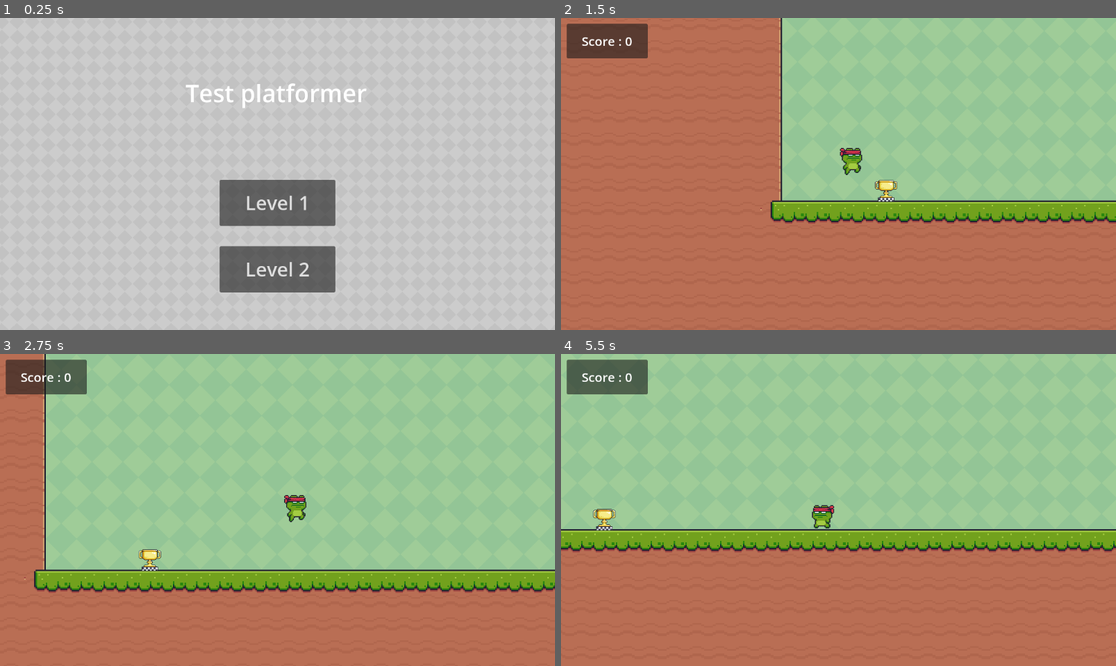
Above: before the commit, frames 1-4 (two rows, left to right).
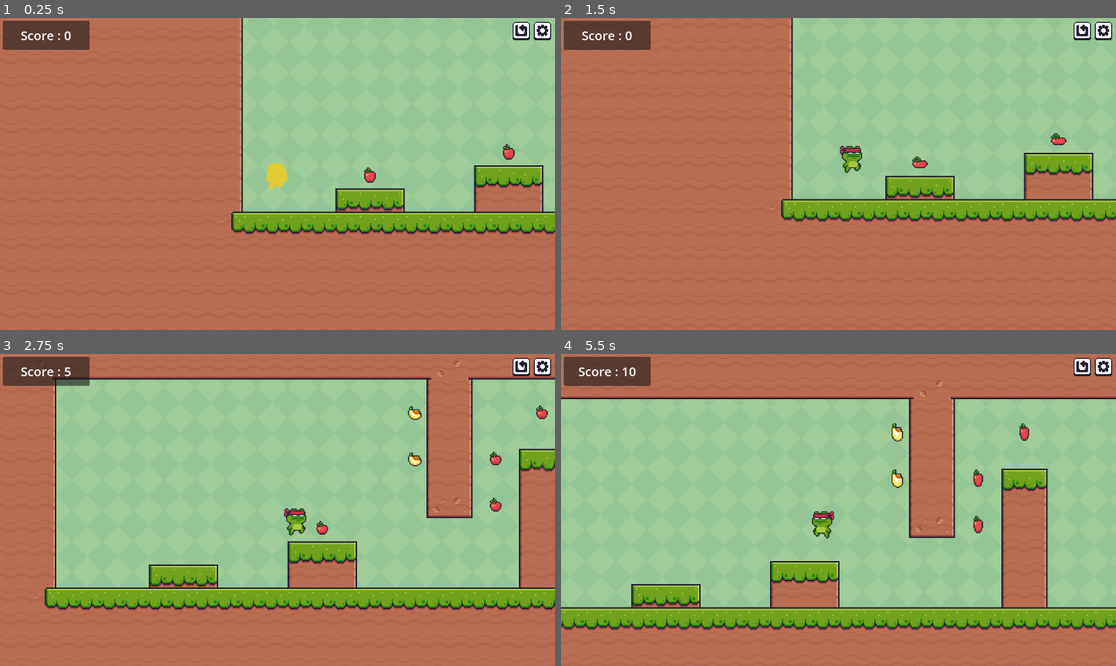
Above: after the commit, the same moments.

Repository: demarbre1u/godot-platformer
Game: Godot game, scene res://scenes/level_1.tscn
Two runs of this game, one before a commit and one after it. Both use one fixed random seed, a clock stepped at 60 frames per second and the inputs below. Before the commit the project starts from res://scenes/main_menu.tscn.
Inputs (mouse positions are in pixels of both pictures, inside the frame that each line leads up to):
- Up to frame 1 (0.25 s): no input
- Up to frame 2 (1.5 s): click (838, 270) at 0.5 s, where only the run before the commit has a clickable "Level 2"; hold D (right) from 1.28 s (still down); tap Space (up) at 1.35 s
- Up to frame 3 (2.75 s): keep holding D (right); tap Space (up) at 1.52, 1.82, 2.1, 2.27, 2.57 s
- Up to frame 4 (5.5 s): release D (right) at 2.78 s; hold A (left) 2.78-3.53 s; tap Space (up) at 2.85, 3.6, 3.77, 4.07, 4.35, 4.52, 4.82, 5.1, 5.27 s; hold D (right) 3.53-5.03 s; hold A (left) from 5.03 s (still down)

The runs differ from the first frame. In frame 1, 100% of the frame differs, in the area x 0-100%, y 0-100%; in frame 2, 8.2%; in frame 3, 30%; in frame 4, 50%.

Commit message:
Added spikes to the game

Diff:
--- a/project.godot
+++ b/project.godot
@@ -11,7 +11,7 @@
 [application]
 
 config/name="Godot Platformer"
-run/main_scene="res://scenes/main_menu.tscn"
+run/main_scene="res://scenes/level_1.tscn"
 config/features=PackedStringArray("4.2", "Forward Plus")
 config/icon="res://icon.svg"
 
--- a/scenes/components/score_component.tscn
+++ b/scenes/components/score_component.tscn
@@ -1,6 +1,6 @@
 [gd_scene load_steps=2 format=3 uid="uid://hyd5kdbgf7yc"]
 
-[ext_resource type="Script" path="res://scenes/ScoreComponent.gd" id="1_hnvfq"]
+[ext_resource type="Script" path="res://scripts/ScoreComponent.gd" id="1_7mtqx"]
 
 [node name="ScoreComponent" type="Node"]
-script = ExtResource("1_hnvfq")
+script = ExtResource("1_7mtqx")
--- a/scenes/level_1.tscn
+++ b/scenes/level_1.tscn
@@ -570,28 +570,28 @@
 [node name="Pitfalls" type="Node" parent="SceneObjects"]
 
 [node name="Pitfall" parent="SceneObjects/Pitfalls" instance=ExtResource("8_esvq7")]
-position = Vector2(2376, 792)
+position = Vector2(2376, 840)
 
 [node name="Pitfall2" parent="SceneObjects/Pitfalls" instance=ExtResource("8_esvq7")]
-position = Vector2(2424, 792)
+position = Vector2(2424, 840)
 
 [node name="Pitfall3" parent="SceneObjects/Pitfalls" instance=ExtResource("8_esvq7")]
-position = Vector2(2472, 792)
+position = Vector2(2472, 840)
 
 [node name="Pitfall4" parent="SceneObjects/Pitfalls" instance=ExtResource("8_esvq7")]
-position = Vector2(2520, 792)
+position = Vector2(2520, 840)
 
 [node name="Pitfall5" parent="SceneObjects/Pitfalls" instance=ExtResource("8_esvq7")]
-position = Vector2(2568, 792)
+position = Vector2(2568, 840)
 
 [node name="Pitfall6" parent="SceneObjects/Pitfalls" instance=ExtResource("8_esvq7")]
-position = Vector2(2616, 792)
+position = Vector2(2616, 840)
 
 [node name="Pitfall7" parent="SceneObjects/Pitfalls" instance=ExtResource("8_esvq7")]
-position = Vector2(2664, 792)
+position = Vector2(2664, 840)
 
 [node name="Pitfall8" parent="SceneObjects/Pitfalls" instance=ExtResource("8_esvq7")]
-position = Vector2(2712, 792)
+position = Vector2(2712, 840)
 
 [node name="UI" type="CanvasLayer" parent="."]
 
--- a/scenes/level_2.tscn
+++ b/scenes/level_2.tscn
@@ -466,7 +466,7 @@
 physics_layer_0/collision_layer = 1
 sources/0 = SubResource("TileSetAtlasSource_ahufu")
 
-[node name="Root" type="Node"]
+[node name="Root2" type="Node"]
 
 [node name="GameManager" type="Node" parent="."]
 unique_name_in_owner = true
@@ -500,6 +500,8 @@
 position_smoothing_speed = 7.0
 
 [node name="Collectables" type="Node" parent="SceneObjects"]
+
+[node name="Traps" type="Node" parent="SceneObjects"]
 
 [node name="UI" type="CanvasLayer" parent="."]
 
@@ -522,5 +524,5 @@
 vertical_alignment = 1
 
 [node name="Checkpoint" parent="." instance=ExtResource("6_on86v")]
-position = Vector2(216, 546)
+position = Vector2(456, 546)
 target_scene = ExtResource("6_qlyb4")
--- a/scenes/pitfall.tscn
+++ b/scenes/pitfall.tscn
@@ -1,6 +1,6 @@
-[gd_scene load_steps=3 format=3 uid="uid://glnamk20l5an"]
+[gd_scene load_steps=3 format=3 uid="uid://ck6nsd2aso45m"]
 
-[ext_resource type="Script" path="res://scripts/pitfall.gd" id="1_6puv5"]
+[ext_resource type="Script" path="res://scripts/trap.gd" id="1_6puv5"]
 
 [sub_resource type="RectangleShape2D" id="RectangleShape2D_r4shg"]
 size = Vector2(48, 48)
--- /dev/null
+++ b/scenes/spikes_bottom.tscn
@@ -0,0 +1,23 @@
+[gd_scene load_steps=4 format=3 uid="uid://x16ctlyou1q0"]
+
+[ext_resource type="Script" path="res://scripts/trap.gd" id="1_0msqe"]
+[ext_resource type="Texture2D" uid="uid://bbojtchtupy8d" path="res://assets/sprites/Idle.png" id="2_yg6pf"]
+
+[sub_resource type="RectangleShape2D" id="RectangleShape2D_r4shg"]
+size = Vector2(48, 24)
+
+[node name="Spikes" type="Area2D"]
+script = ExtResource("1_0msqe")
+
+[node name="CollisionShape2D" type="CollisionShape2D" parent="."]
+position = Vector2(0, 12)
+shape = SubResource("RectangleShape2D_r4shg")
+
+[node name="AnimatedSprite2D" type="TextureRect" parent="."]
+texture_filter = 1
+offset_left = -24.0
+offset_top = -24.0
+scale = Vector2(2, 2)
+texture = ExtResource("2_yg6pf")
+
+[connection signal="body_entered" from="." to="." method="_on_body_entered"]
--- /dev/null
+++ b/scenes/spikes_left.tscn
@@ -0,0 +1,25 @@
+[gd_scene load_steps=4 format=3 uid="uid://b4arpinke2cx0"]
+
+[ext_resource type="Script" path="res://scripts/trap.gd" id="1_p021j"]
+[ext_resource type="Texture2D" uid="uid://bbojtchtupy8d" path="res://assets/sprites/Idle.png" id="2_ypcc4"]
+
+[sub_resource type="RectangleShape2D" id="RectangleShape2D_r4shg"]
+size = Vector2(24, 48)
+
+[node name="Spikes" type="Area2D"]
+script = ExtResource("1_p021j")
+
+[node name="CollisionShape2D" type="CollisionShape2D" parent="."]
+position = Vector2(-12, 0)
+shape = SubResource("RectangleShape2D_r4shg")
+
+[node name="AnimatedSprite2D" type="TextureRect" parent="."]
+texture_filter = 1
+offset_left = 24.0
+offset_top = -24.0
+offset_right = 48.0
+rotation = 1.5708
+scale = Vector2(2, 2)
+texture = ExtResource("2_ypcc4")
+
+[connection signal="body_entered" from="." to="." method="_on_body_entered"]
--- /dev/null
+++ b/scenes/spikes_right.tscn
@@ -0,0 +1,25 @@
+[gd_scene load_steps=4 format=3 uid="uid://cxspt06u2leln"]
+
+[ext_resource type="Script" path="res://scripts/trap.gd" id="1_y4cgp"]
+[ext_resource type="Texture2D" uid="uid://bbojtchtupy8d" path="res://assets/sprites/Idle.png" id="2_fqrd3"]
+
+[sub_resource type="RectangleShape2D" id="RectangleShape2D_r4shg"]
+size = Vector2(24, 48)
+
+[node name="Spikes" type="Area2D"]
+script = ExtResource("1_y4cgp")
+
+[node name="CollisionShape2D" type="CollisionShape2D" parent="."]
+position = Vector2(12, 0)
+shape = SubResource("RectangleShape2D_r4shg")
+
+[node name="AnimatedSprite2D" type="TextureRect" parent="."]
+texture_filter = 1
+offset_left = -24.0
+offset_top = 24.0
+offset_bottom = 48.0
+rotation = -1.5708
+scale = Vector2(2, 2)
+texture = ExtResource("2_fqrd3")
+
+[connection signal="body_entered" from="." to="." method="_on_body_entered"]
--- /dev/null
+++ b/scenes/spikes_top.tscn
@@ -0,0 +1,24 @@
+[gd_scene load_steps=4 format=3 uid="uid://glnamk20l5an"]
+
+[ext_resource type="Script" path="res://scripts/trap.gd" id="1_qadyb"]
+[ext_resource type="Texture2D" uid="uid://bbojtchtupy8d" path="res://assets/sprites/Idle.png" id="2_rf4yt"]
+
+[sub_resource type="RectangleShape2D" id="RectangleShape2D_r4shg"]
+size = Vector2(48, 24)
+
+[node name="Spikes" type="Area2D"]
+script = ExtResource("1_qadyb")
+
+[node name="CollisionShape2D" type="CollisionShape2D" parent="."]
+position = Vector2(0, -12)
+shape = SubResource("RectangleShape2D_r4shg")
+
+[node name="AnimatedSprite2D" type="TextureRect" parent="."]
+texture_filter = 1
+offset_left = -24.0
+offset_top = -24.0
+scale = Vector2(2, 2)
+texture = ExtResource("2_rf4yt")
+flip_v = true
+
+[connection signal="body_entered" from="." to="." method="_on_body_entered"]
--- a/scripts/pitfall.gd
+++ b/scripts/trap.gd
@@ -5,4 +5,3 @@
 func _on_body_entered(body):
 	if body.name == "Player":
 		body.get_node("Sprite2D").play("disappearing")
-		queue_free()
Binary file added: assets/sprites/Idle.png
Not shown, added: assets/sprites/Idle.png.import
Not shown: 1 places in scenes/level_1.tscn that only renumber resources
Renamed: scenes/ScoreComponent.gd -> scripts/ScoreComponent.gd
